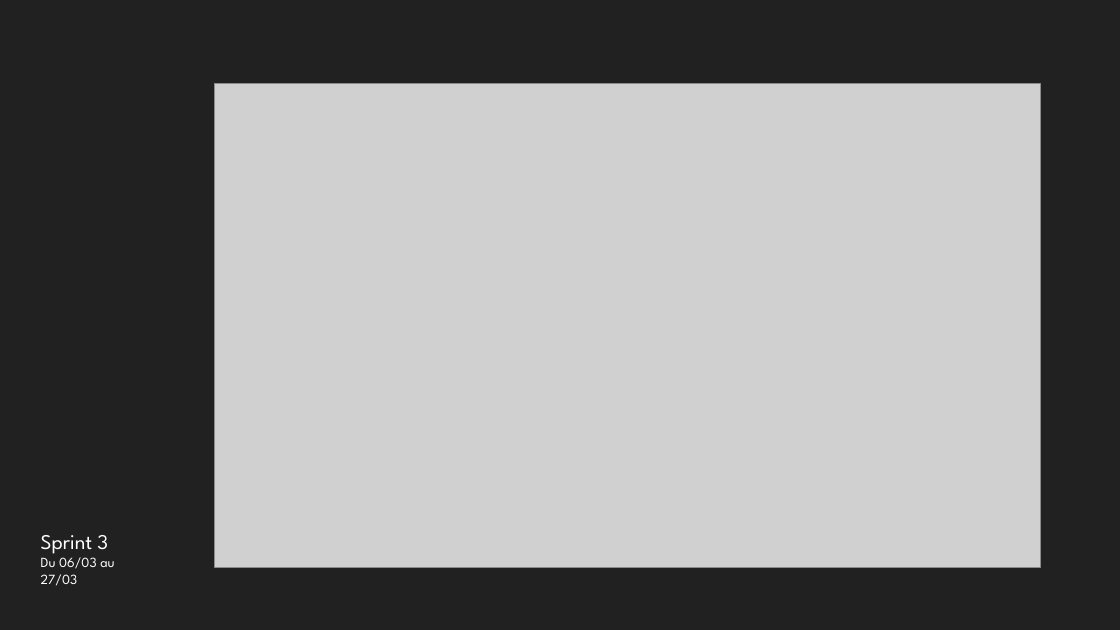
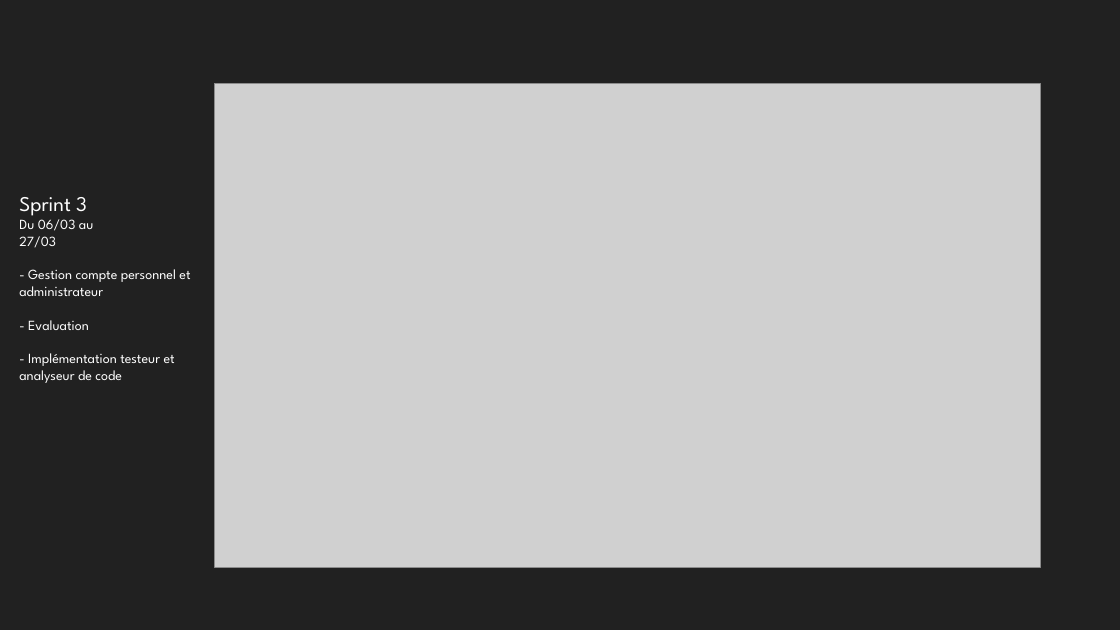
Before and after one commit to MarvinRmx/covogreen, a slide deck: slide 9 of doc/CovoGreen-slides.pptx. Drawn at 1120x630 pixels with LibreOffice and Linux fonts; fonts in the diff are those of the drawing; grey boxes stand for pictures; background and template pictures are left out. Boxes give left, top, right and bottom in pixels: in the first picture for what was removed or moved away, otherwise in the second. Text is boxed around its words. In the diff, an @@ line names an element or a change of style, - is before the commit and + after.

```diff
--- a/doc/CovoGreen-slides.pptx
+++ b/doc/CovoGreen-slides.pptx
@@ text "Sprint 3": place and size @@
-text "Sprint 3" at [41,535,114,586]
+text "Sprint 3" at [19,197,190,383]
@@ text at [19,269,190,383]: paragraphs added @@
+- Gestion compte personnel et administrateur
+- Evaluation
+- Implémentation testeur et analyseur de code
```
Also in this commit, not shown: 5 other slides changed, 2 slides added, 2 other files.
